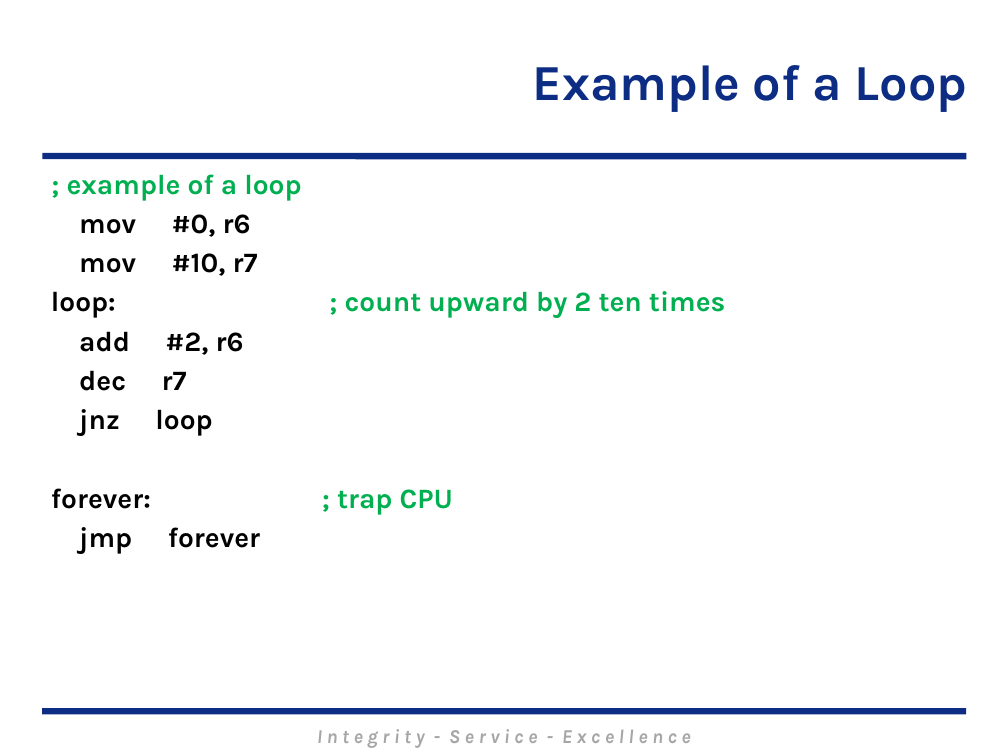
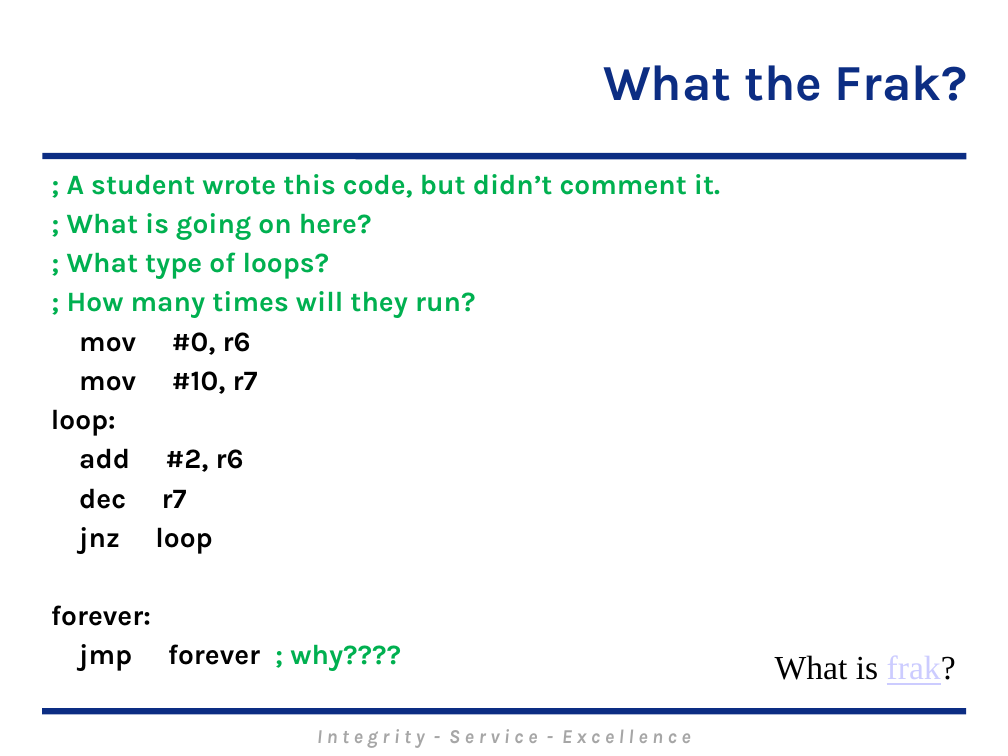
Before and after one commit to MarsUniversity/ECE382, a slide deck: slide 18 of source/lessons/lsn8/Lsn8.pptx (slide 17 before the commit). Drawn at 1008x756 pixels with LibreOffice and Linux fonts; fonts in the diff are those of the drawing; background and template pictures are left out. Boxes give left, top, right and bottom in pixels: in the first picture for what was removed or moved away, otherwise in the second. Text is boxed around its words. In the diff, an @@ line names an element or a change of style, - is before the commit and + after.

```diff
--- a/source/lessons/lsn8/Lsn8.pptx
+++ b/source/lessons/lsn8/Lsn8.pptx
@@ title at (603, 65, 968, 101): text changed @@
-Example of a Loop
+What the Frak?
@@ subtitle at (67, 174, 720, 318): text changed @@
-  ; example of a loop
+  ; A student wrote this code, but didn’t comment it.
+  ; What is going on here?
+  ; What type of loops?
+  ; How many times will they run?
@@ subtitle at (51, 409, 116, 436): text changed; text colour #00B050 to #000000 @@
-  loop: ; count upward by 2 ten times
+  loop:
@@ subtitle at (51, 605, 401, 671): text changed @@
-  forever: ; trap CPU
-  jmp forever
+  forever:
+  jmp forever ; why????
@@ text added at (775, 655, 956, 685), 24 pt, text #000000 @@
+What is frak?
```
Also in this commit, not shown: 3 other slides changed, 3 slides added, 1 slide removed, 25 other files.
